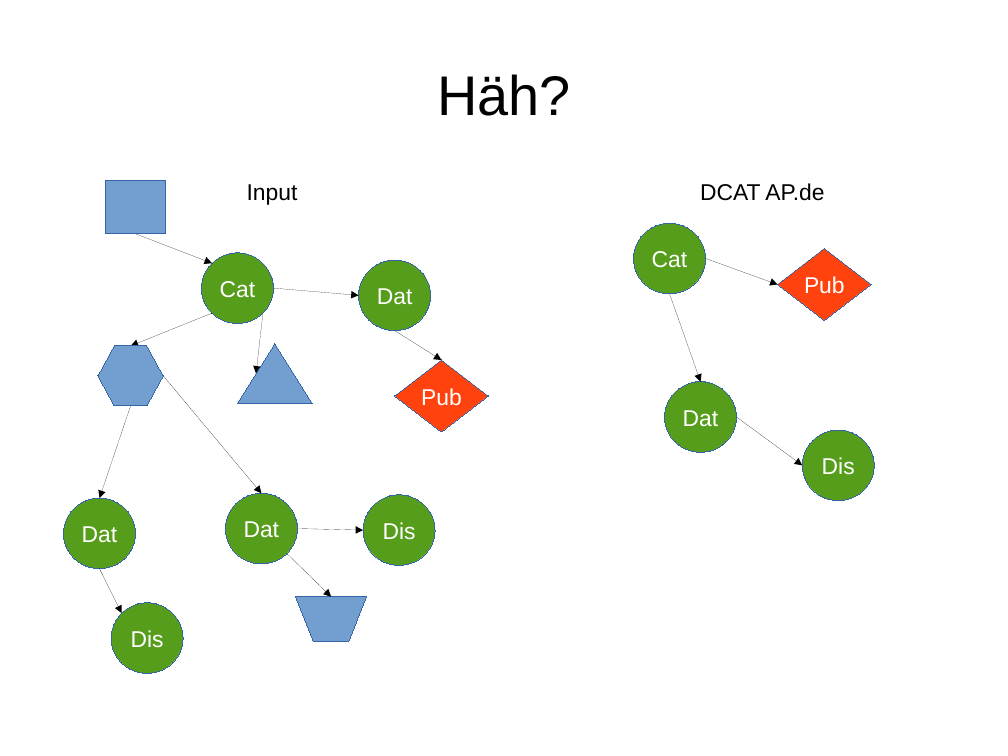
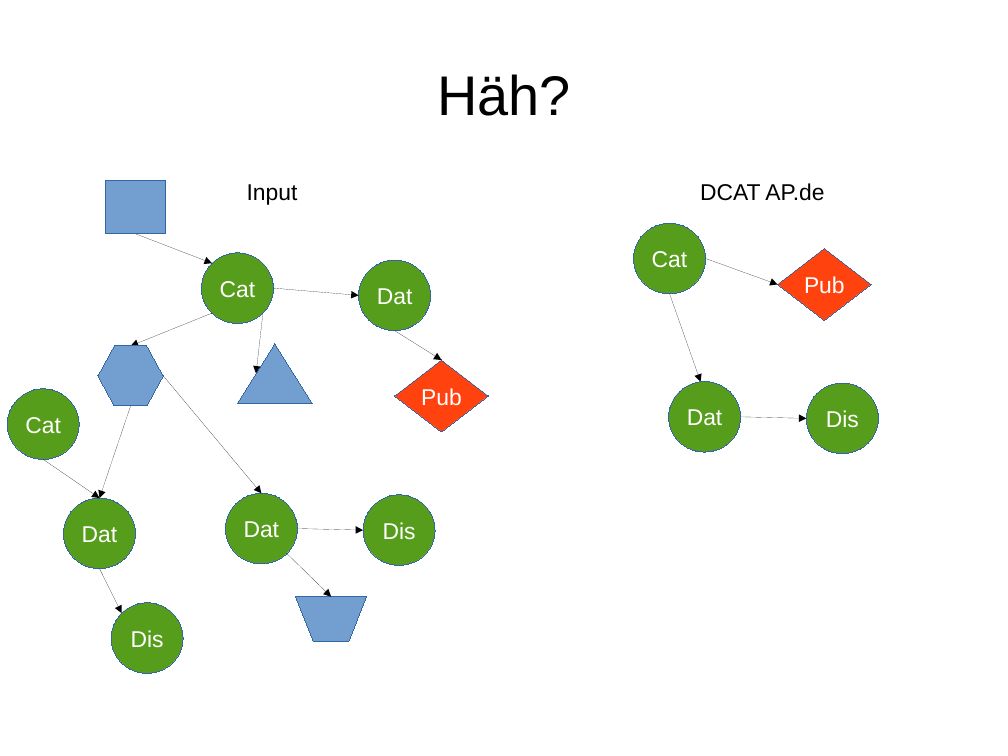
Before and after one commit to BB-Open/pkan_dcatapde, a slide deck: slide 13 of docs/figures/plone2018.odp. Drawn at 1008x756 pixels with LibreOffice and Linux fonts; fonts in the diff are those of the drawing. Boxes give left, top, right and bottom in pixels: in the first picture for what was removed or moved away, otherwise in the second. Text is boxed around its words. In the diff, an @@ line names an element or a change of style, - is before the commit and + after.

```diff
--- a/docs/figures/plone2018.odp
+++ b/docs/figures/plone2018.odp
@@ ellipse added at (7,389,80,459), fill #579D1C, outline #3465A4 0 pt, 18 pt, text #FFFFFF @@
+Cat
@@ ellipse "Dat": place and size @@
-ellipse "Dat" at (665,381,737,452)
+ellipse "Dat" at (669,381,741,452)
@@ ellipse "Dis": place and size @@
-ellipse "Dis" at (802,430,874,500)
+ellipse "Dis" at (807,383,879,454)
@@ arrow moved from (737, 417) - (802, 466) to (741, 417) - (807, 419) @@
@@ arrow added from (43, 459) to (100, 499), #000000 0 pt @@
```
Also in this commit, not shown: 6 other slides changed, 2 slides added, 1 slide removed, 1 other file.
